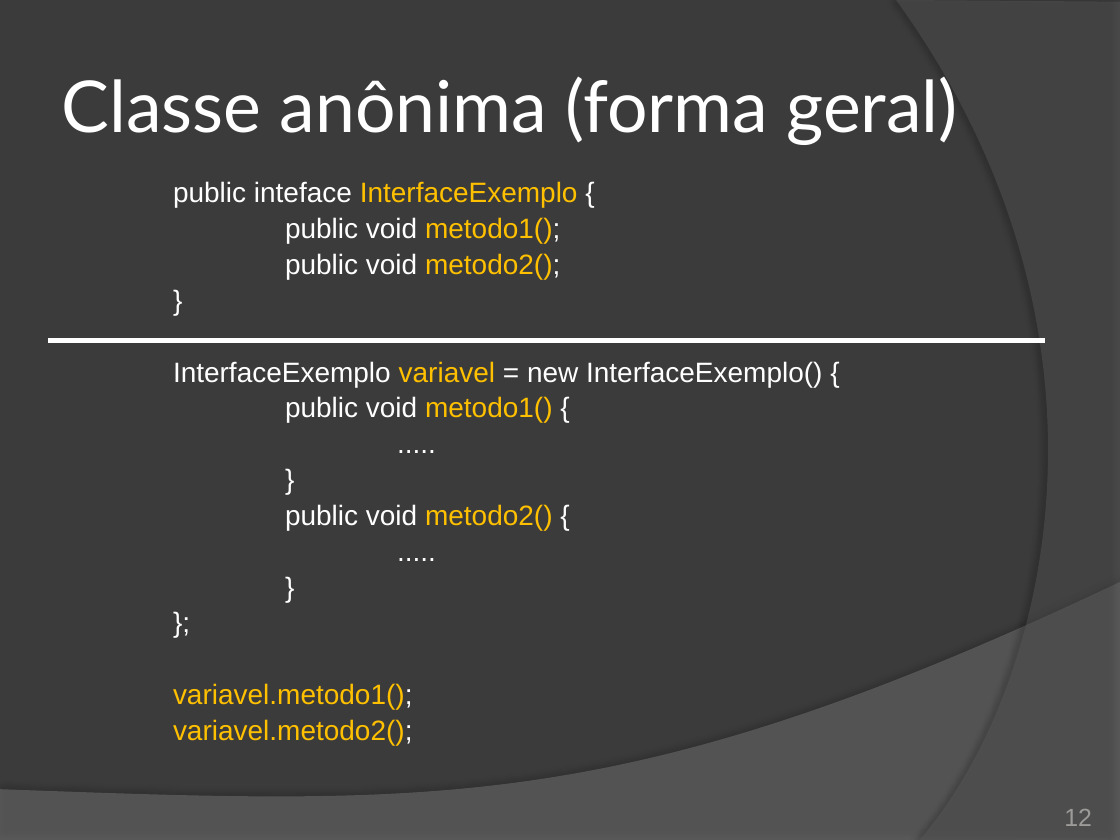
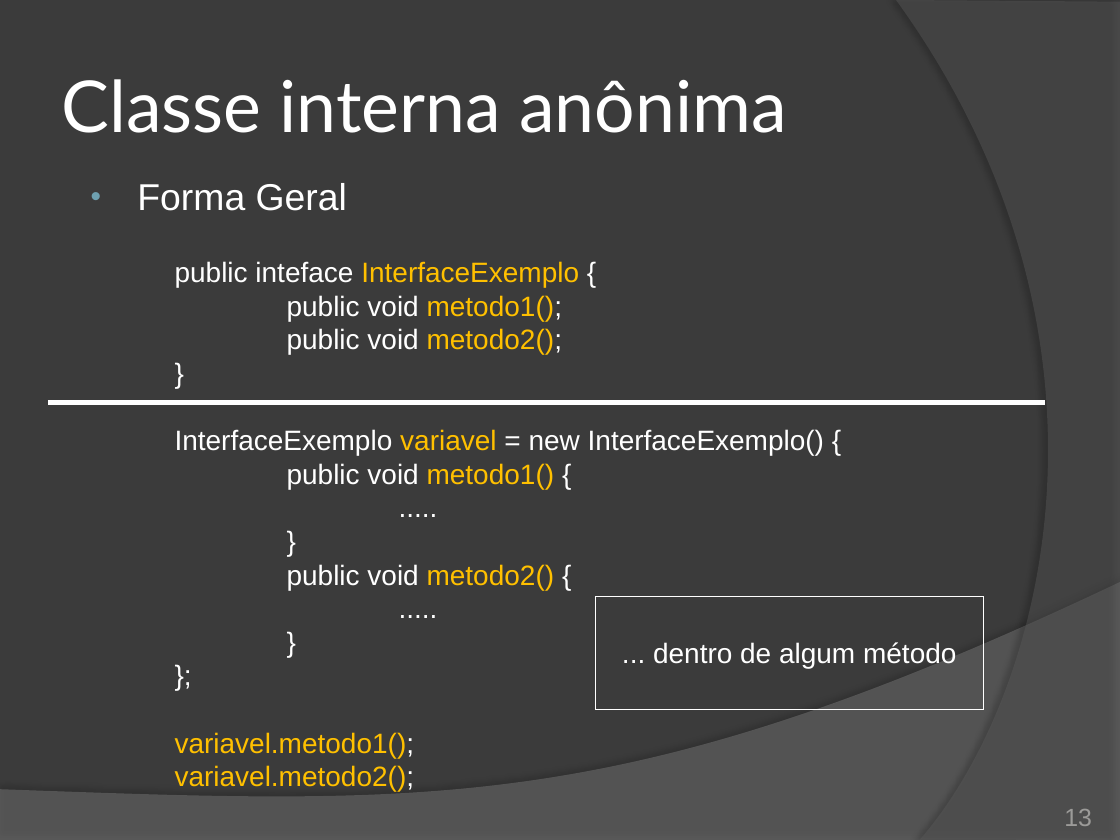
Before and after one commit to duchesqui/slzvieira-training, a slide deck: slide 13 of 2-Java-Programmer-Modulo-II/01.Capitulo01.pptx (slide 12 before the commit). Drawn at 1120x840 pixels with LibreOffice and Linux fonts; fonts in the diff are those of the drawing. Boxes give left, top, right and bottom in pixels: in the first picture for what was removed or moved away, otherwise in the second. Text is boxed around its words. In the diff, an @@ line names an element or a change of style, - is before the commit and + after.

```diff
--- a/2-Java-Programmer-Modulo-II/01.Capitulo01.pptx
+++ b/2-Java-Programmer-Modulo-II/01.Capitulo01.pptx
@@ title at [62, 79, 786, 133]: text changed @@
-Classe anônima (forma geral)
+Classe interna anônima
@@ text "Forma Geral": place and size @@
-text "Forma Geral" at [173, 181, 822, 745]
+text "Forma Geral" at [137, 183, 824, 791]
@@ text at [137, 183, 347, 211]: paragraph added @@
+• Forma Geral
@@ text at [175, 261, 824, 791]: indent changed; line spacing 0.9 to 1; less space between paragraphs @@
@@ line moved from (48, 340) - (1045, 340) to (48, 402) - (1045, 402) @@
@@ rectangle added at [595, 596, 982, 709], outline #FFFFFF 0.75 pt, 18 pt, text #FFFFFF @@
+... dentro de algum método
@@ page number at [1064, 809, 1092, 826]: text changed @@
-12
+13
```
Also in this commit, not shown: 5 other slides changed, 2 slides added, 5 other files.
